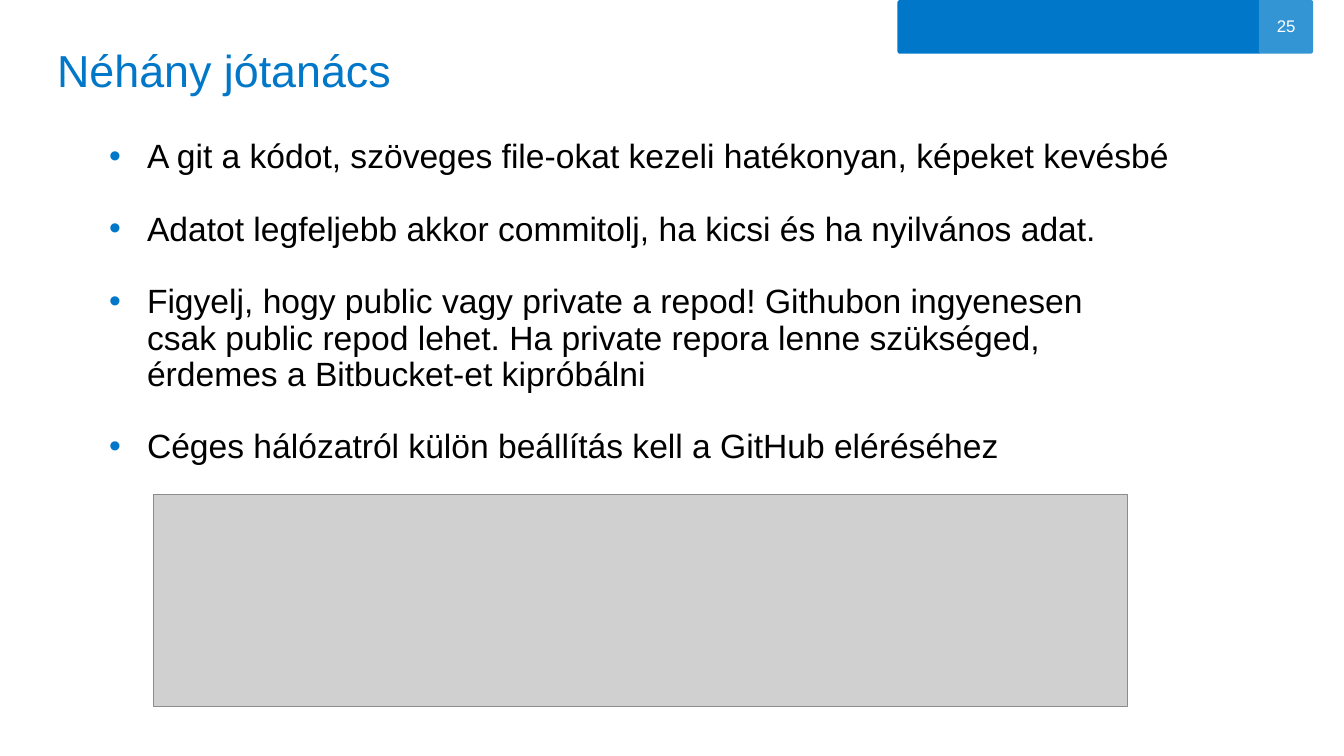
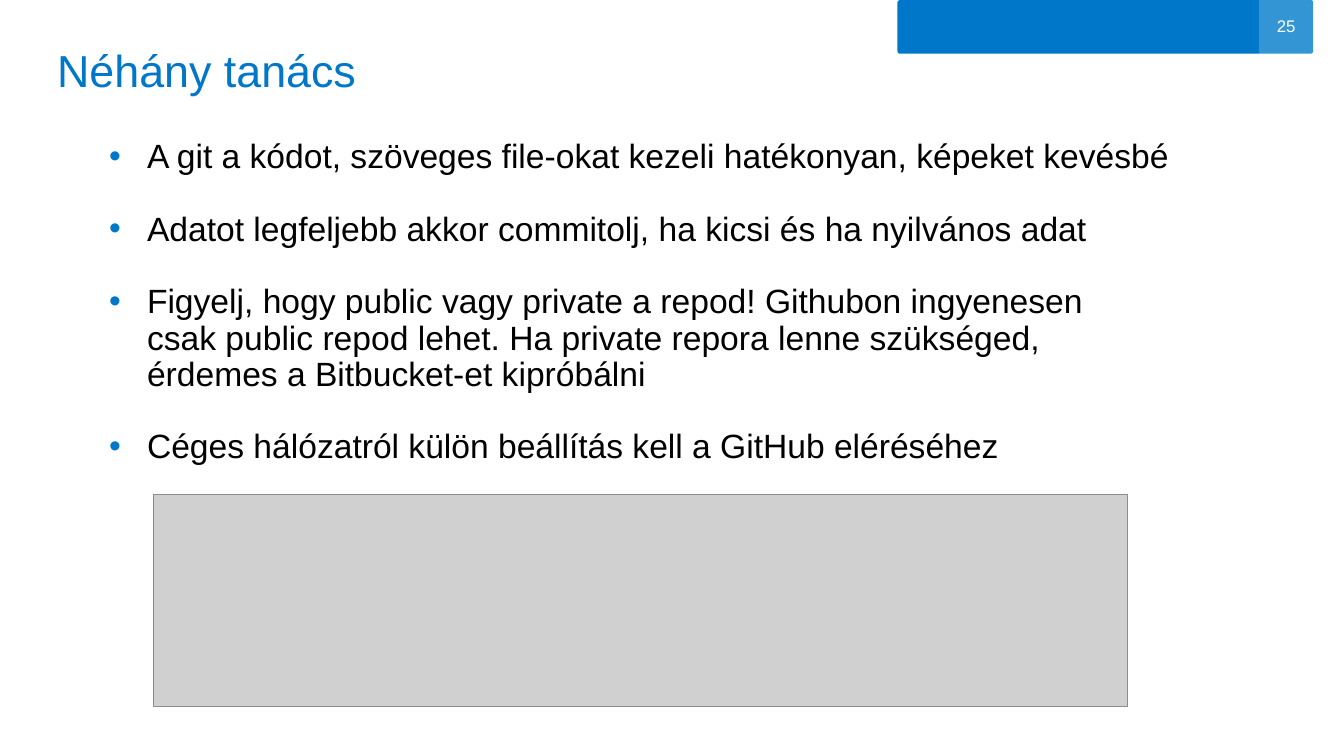
Before and after one commit to oerika1988/aegon-git-tutorial, a slide deck: slide 25 of GIT.pptx. Drawn at 1344x756 pixels with LibreOffice and Linux fonts; fonts in the diff are those of the drawing; grey boxes stand for pictures; background and template pictures are left out. Boxes give left, top, right and bottom in pixels: in the first picture for what was removed or moved away, otherwise in the second. Text is boxed around its words. In the diff, an @@ line names an element or a change of style, - is before the commit and + after.

```diff
--- a/GIT.pptx
+++ b/GIT.pptx
@@ title at (57, 54, 356, 96): text changed @@
-Néhány jótanács
+Néhány tanács
@@ text at (147, 216, 1086, 248): text changed @@
-• Adatot legfeljebb akkor commitolj, ha kicsi és ha nyilvános adat.
+• Adatot legfeljebb akkor commitolj, ha kicsi és ha nyilvános adat
```
Also in this commit, not shown: 15 other slides changed, 1 slide added, 1 slide removed.
